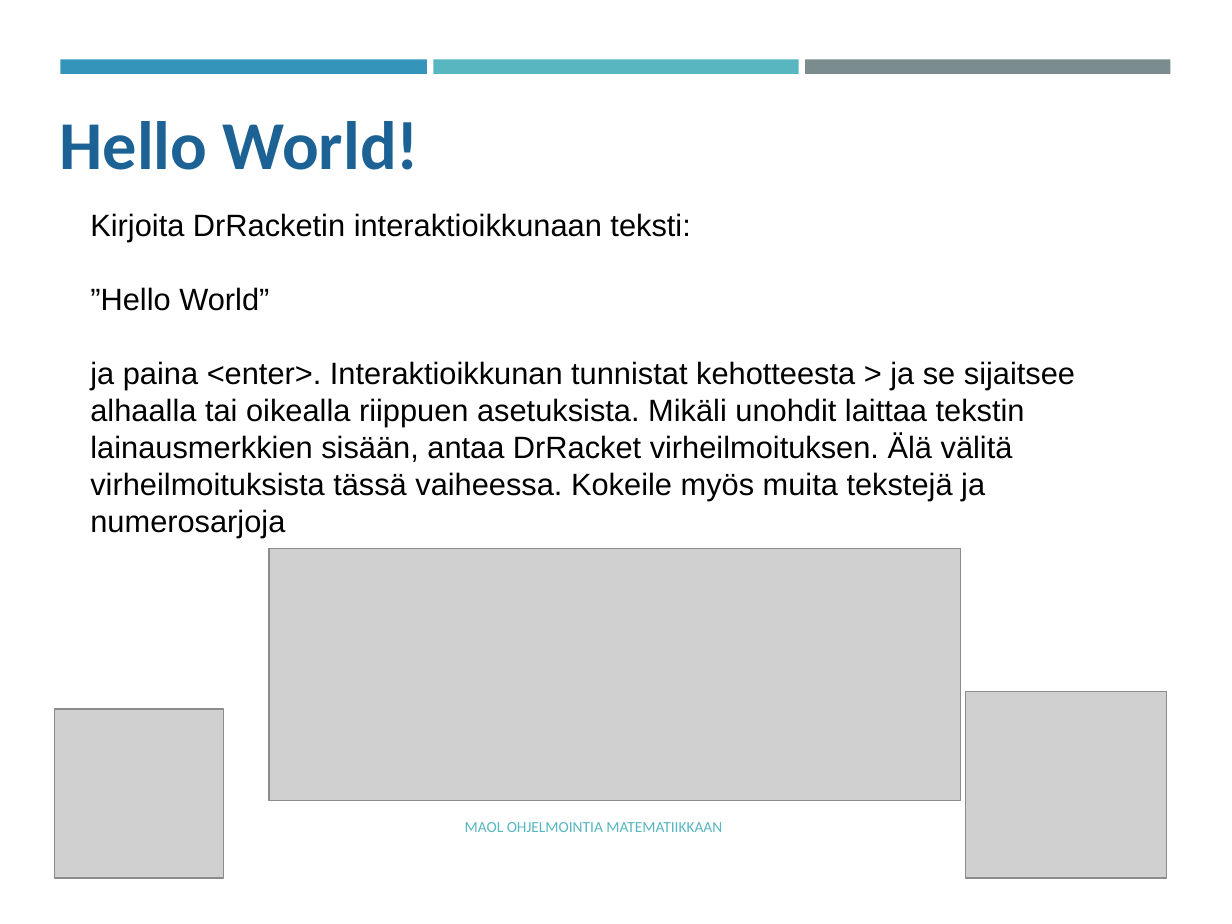
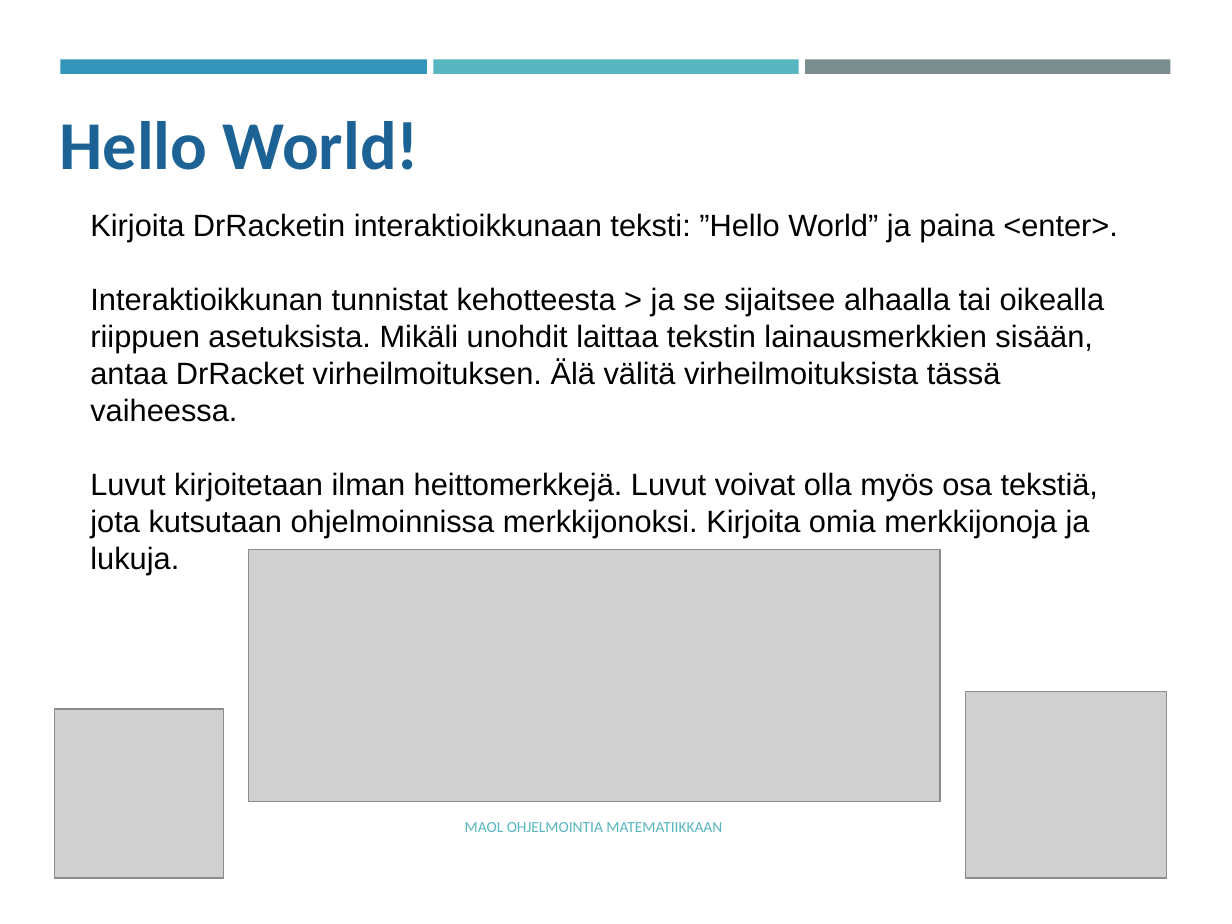
Before and after one commit to tyynetyyne/tyynetyyne.github.io, a slide deck: slide 6 of tehtavat/tiedostot/maol/power_point/Racket-MAOL-5-6-tutustuminen-ohjelmointiymparistoon.pptx. Drawn at 1232x924 pixels with LibreOffice and Linux fonts; fonts in the diff are those of the drawing; grey boxes stand for pictures. Boxes give left, top, right and bottom in pixels: in the first picture for what was removed or moved away, otherwise in the second. Text is boxed around its words. In the diff, an @@ line names an element or a change of style, - is before the commit and + after.

```diff
--- a/tehtavat/tiedostot/maol/power_point/Racket-MAOL-5-6-tutustuminen-ohjelmointiymparistoon.pptx
+++ b/tehtavat/tiedostot/maol/power_point/Racket-MAOL-5-6-tutustuminen-ohjelmointiymparistoon.pptx
@@ text at box(90, 213, 1118, 575): text changed @@
-Kirjoita DrRacketin interaktioikkunaan teksti:
-”Hello World”
-ja paina <enter>. Interaktioikkunan tunnistat kehotteesta > ja se sijaitsee alhaalla tai oikealla riippuen asetuksista. Mikäli unohdit laittaa tekstin lainausmerkkien sisään, antaa DrRacket virheilmoituksen. Älä välitä virheilmoituksista tässä vaiheessa. Kokeile myös muita tekstejä ja numerosarjoja
+Kirjoita DrRacketin interaktioikkunaan teksti: ”Hello World” ja paina <enter>.
+Interaktioikkunan tunnistat kehotteesta > ja se sijaitsee alhaalla tai oikealla riippuen asetuksista. Mikäli unohdit laittaa tekstin lainausmerkkien sisään, antaa DrRacket virheilmoituksen. Älä välitä virheilmoituksista tässä vaiheessa.
+Luvut kirjoitetaan ilman heittomerkkejä. Luvut voivat olla myös osa tekstiä, jota kutsutaan ohjelmoinnissa merkkijonoksi. Kirjoita omia merkkijonoja ja lukuja.
@@ picture: place and size @@
-picture at box(269, 548, 960, 801)
+picture at box(249, 549, 940, 802)
```
Also in this commit, not shown: 15 other slides changed.
